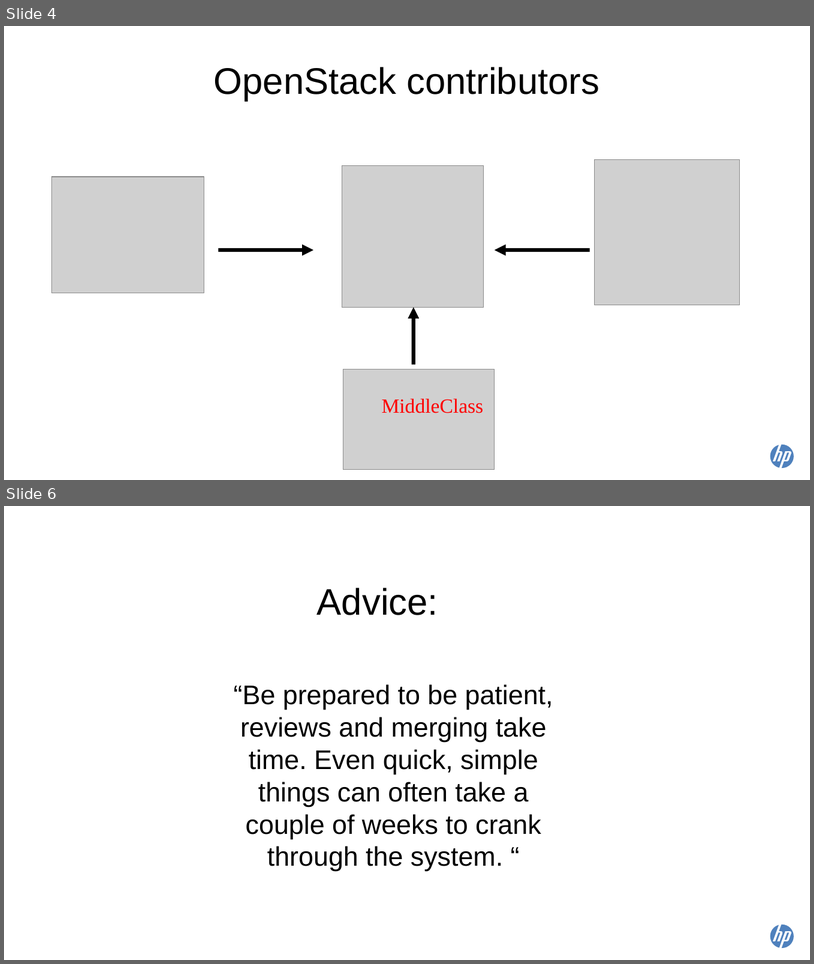
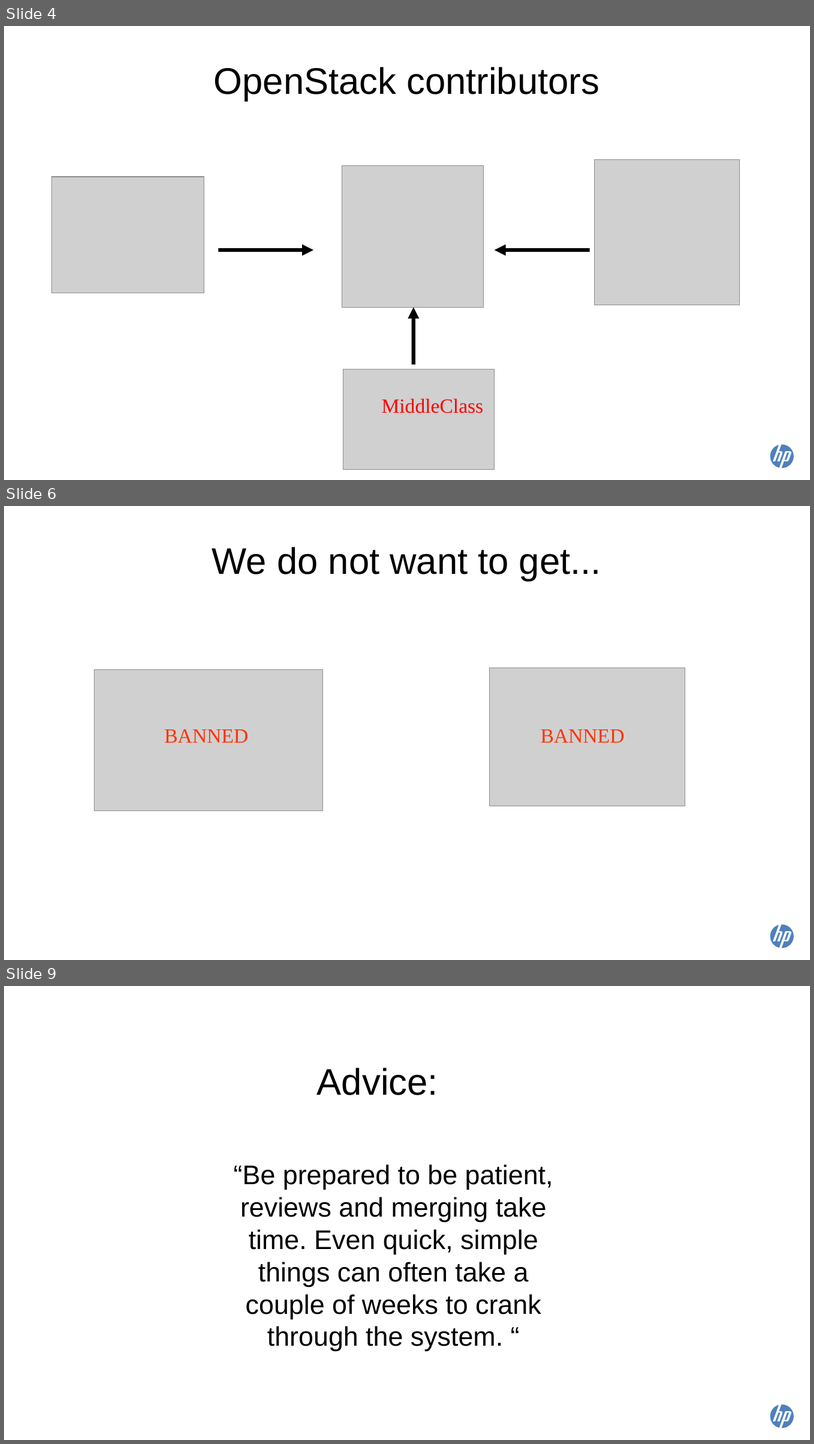
Before and after one commit to scottdangelo/TokyoSummitTalk, a slide deck: Tokyo2015_Contributing_to_OS_201_scottAndreaMerged_oct2.odp. Shown one above the other, each under a label of ours: slides 4 and 6 before the commit, slides 4, 6 and 9 after it; the slides between them are not shown. The pictures are 814x964 and 814x1444 pixels, drawn with LibreOffice and Linux fonts; fonts in the diff are those of the drawing; grey boxes stand for pictures. Boxes give left, top, right and bottom in pixels: in the first picture for what was removed or moved away, otherwise in the second. Text is boxed around its words. In the diff, an @@ line names an element or a change of style, - is before the commit and + after.

```diff
--- a/Tokyo2015_Contributing_to_OS_201_scottAndreaMerged_oct2.odp
+++ b/Tokyo2015_Contributing_to_OS_201_scottAndreaMerged_oct2.odp
@@ slide 6 added at bbox=[4, 506, 810, 960], background #FFFFFF; not listed: 1 template element that a slide beside it also shows @@
@@ title added at bbox=[212, 547, 602, 581], 44 pt, text #000000 @@
+We do not want to get...
@@ picture added at bbox=[95, 669, 323, 811] @@
@@ picture added at bbox=[490, 668, 685, 806] @@
@@ text added at bbox=[164, 729, 248, 742], 24 pt, text #FF3300 @@
+BANNED
@@ text added at bbox=[541, 729, 625, 742], 24 pt, text #FF3300 @@
+BANNED
@@ what was slide 6 is now slide 9 @@
```
Also in this commit, not shown: 1 slide changed, 4 other slides added, 3 slides removed, 1 other file.
